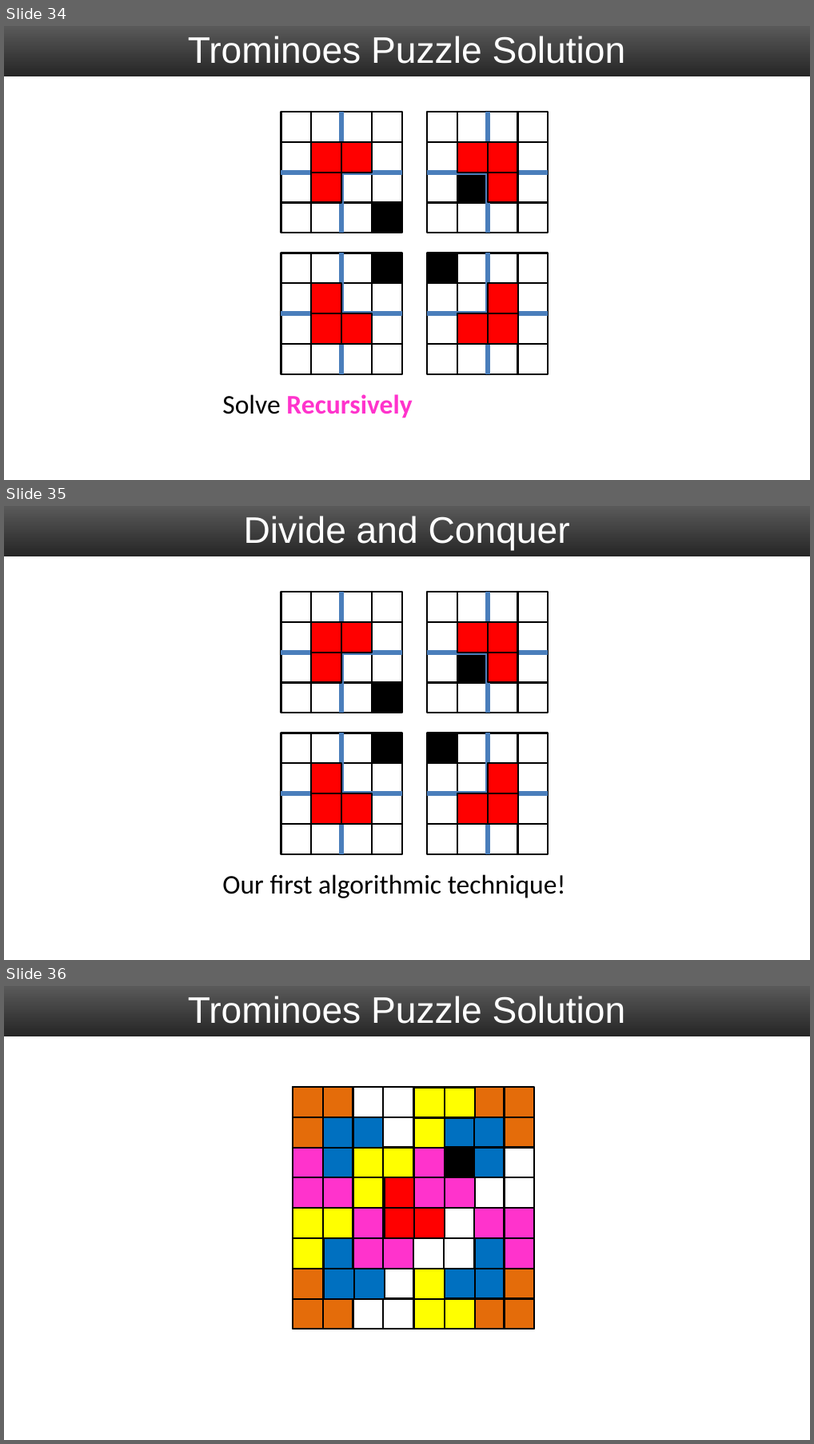
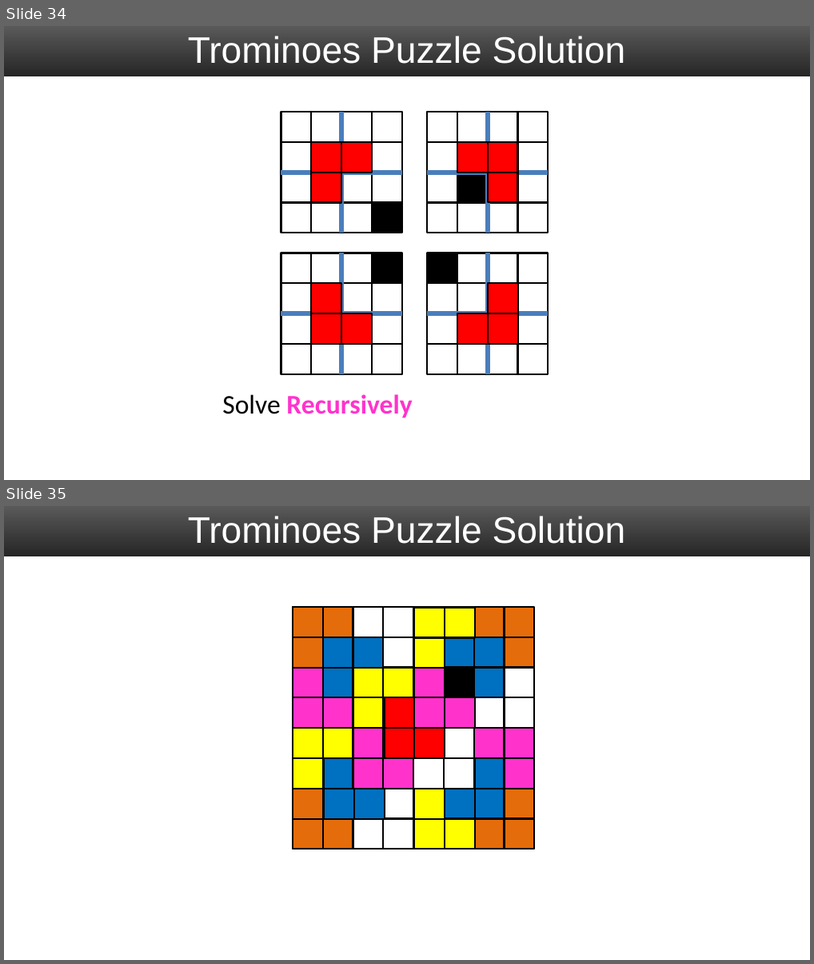
Before and after one commit to uva-cs/cs4102-f21, a slide deck: slides/heapsort_strassen.pptx. Shown one above the other, each under a label of ours: slides 34, 35 and 36 before the commit, slides 34 and 35 after it. The pictures are 814x1444 and 814x964 pixels, drawn with LibreOffice and Linux fonts; fonts in the diff are those of the drawing. Boxes give left, top, right and bottom in pixels: in the first picture for what was removed or moved away, otherwise in the second. Text is boxed around its words. In the diff, an @@ line names an element or a change of style, - is before the commit and + after.

```diff
--- a/slides/heapsort_strassen.pptx
+++ b/slides/heapsort_strassen.pptx
@@ slide 35 removed at (x1=4, y1=506, x2=810, y2=960), background #FFFFFF; not listed: 1 template element that a slide beside it also shows @@
@@ title removed at (x1=244, y1=516, x2=570, y2=551) @@
-Divide and Conquer
@@ line removed from (342, 592) to (342, 713) @@
@@ line removed from (488, 592) to (488, 713) @@
@@ rectangle removed at (x1=311, y1=622, x2=342, y2=652) @@
@@ rectangle removed at (x1=342, y1=622, x2=372, y2=652) @@
@@ rectangle removed at (x1=458, y1=622, x2=488, y2=652) @@
@@ rectangle removed at (x1=488, y1=622, x2=518, y2=652) @@
@@ line removed from (402, 652) to (281, 652) @@
@@ rectangle removed at (x1=311, y1=652, x2=342, y2=683) @@
@@ line removed from (549, 652) to (427, 652) @@
@@ rectangle removed at (x1=488, y1=652, x2=518, y2=683) @@
@@ group removed at (x1=281, y1=592, x2=402, y2=713): 16 rectangles @@
@@ group removed at (x1=427, y1=592, x2=549, y2=713): 13 rectangles @@
@@ line removed from (342, 733) to (342, 854) @@
@@ line removed from (488, 733) to (488, 854) @@
@@ rectangle removed at (x1=311, y1=763, x2=342, y2=793) @@
@@ rectangle removed at (x1=488, y1=763, x2=518, y2=793) @@
@@ line removed from (402, 793) to (281, 793) @@
@@ rectangle removed at (x1=311, y1=793, x2=342, y2=824) @@
@@ rectangle removed at (x1=342, y1=793, x2=372, y2=824) @@
@@ line removed from (549, 793) to (427, 793) @@
@@ rectangle removed at (x1=458, y1=793, x2=488, y2=824) @@
@@ rectangle removed at (x1=488, y1=793, x2=518, y2=824) @@
@@ group removed at (x1=281, y1=733, x2=402, y2=854): 16 rectangles @@
@@ group removed at (x1=427, y1=733, x2=549, y2=854): 16 rectangles @@
@@ text removed at (x1=222, y1=874, x2=566, y2=898) @@
-Our first algorithmic technique!
@@ what was slide 36 is now slide 35 @@
```
Also in this commit, not shown: 1 slide changed, 5 other files.
